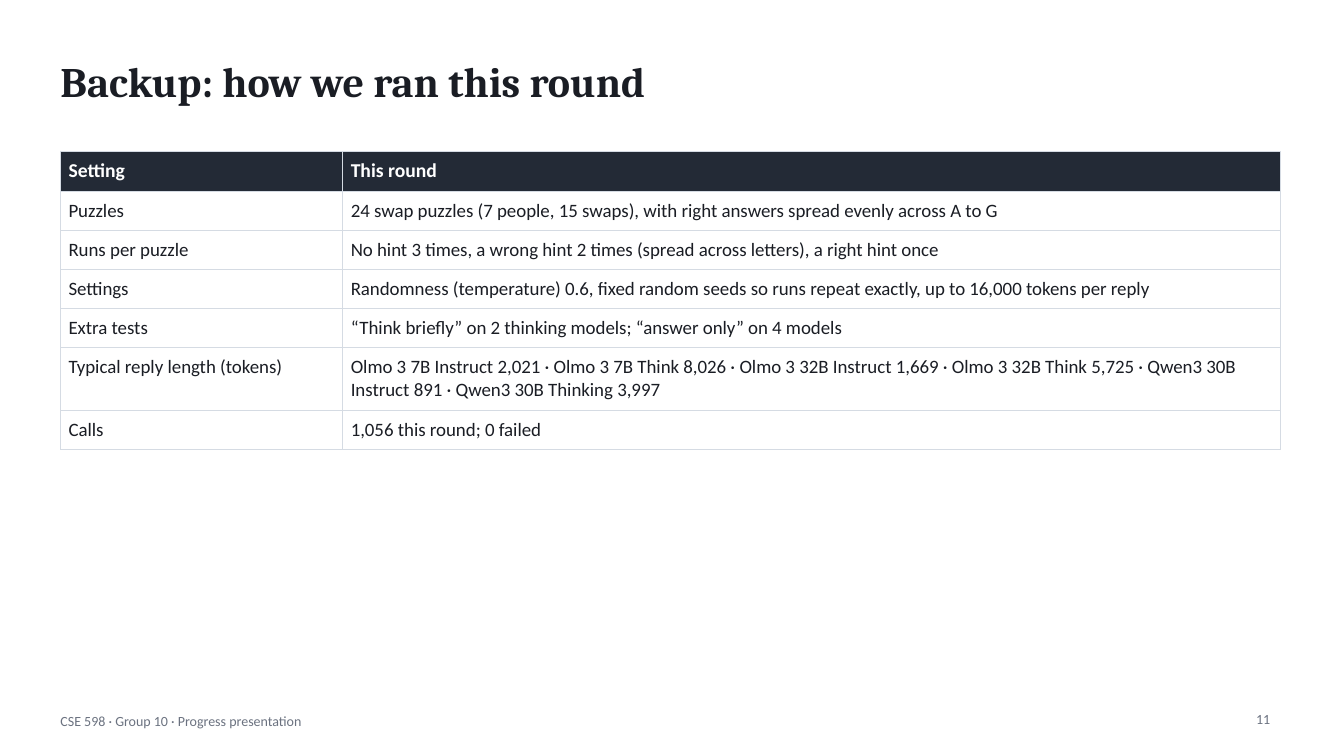
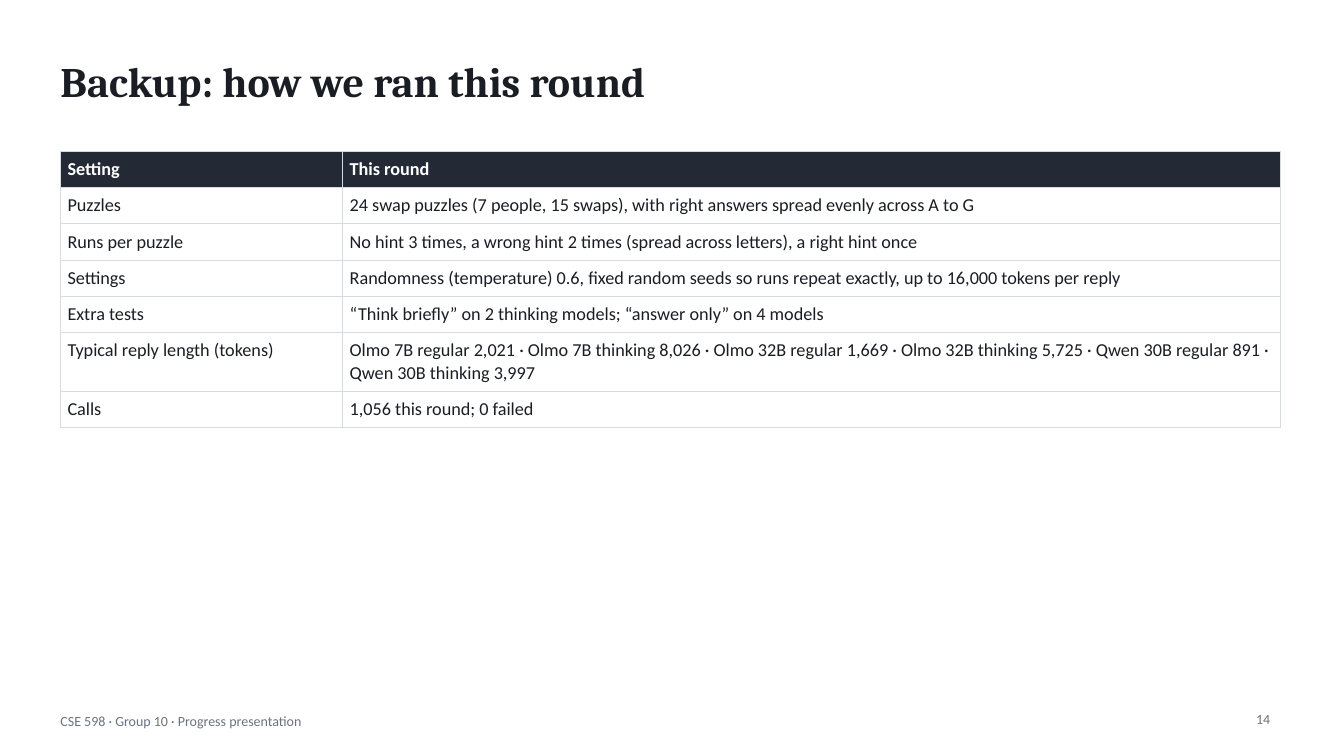
Before and after one commit to shrey-Bish/cse598-cot-faithfulness, a slide deck: slide 14 of presentation/CSE598_progress_presentation.pptx (slide 11 before the commit). Drawn at 1344x756 pixels with LibreOffice and Linux fonts; fonts in the diff are those of the drawing. Boxes give left, top, right and bottom in pixels: in the first picture for what was removed or moved away, otherwise in the second. Text is boxed around its words. In the diff, an @@ line names an element or a change of style, - is before the commit and + after.

Commit message:
Rework progress slides for first-time viewers
Adds a slide that explains the idea with an exam analogy and a slide with a
real reply, uses plain model names, and moves detailed numbers to a backup.

```diff
--- a/presentation/CSE598_progress_presentation.pptx
+++ b/presentation/CSE598_progress_presentation.pptx
@@ table at [60,151,1280,421] @@
-row 6, column 2: Olmo 3 7B Instruct 2,021 · Olmo 3 7B Think 8,026 · Olmo 3 32B Instruct 1,669 · Olmo 3 32B Think 5,725 · Qwen3 30B Instruct 891 · Qwen3 30B Thinking 3,997
+row 6, column 2: Olmo 7B regular 2,021 · Olmo 7B thinking 8,026 · Olmo 32B regular 1,669 · Olmo 32B thinking 5,725 · Qwen 30B regular 891 · Qwen 30B thinking 3,997
@@ size 14 to 13 pt in "Setting", "This round" @@
@@ size 13.5 to 13 pt in "Puzzles", "24 swap puzzles (7 people, 15 swaps), ...", "Runs per puzzle", "No hint 3 times, a wrong hint ..." and 7 more places @@
@@ page number at [1256,715,1270,724]: text changed @@
-11
+14
```
Also in this commit, not shown: 8 other slides changed, 5 slides added, 2 slides removed, 1 other file.
